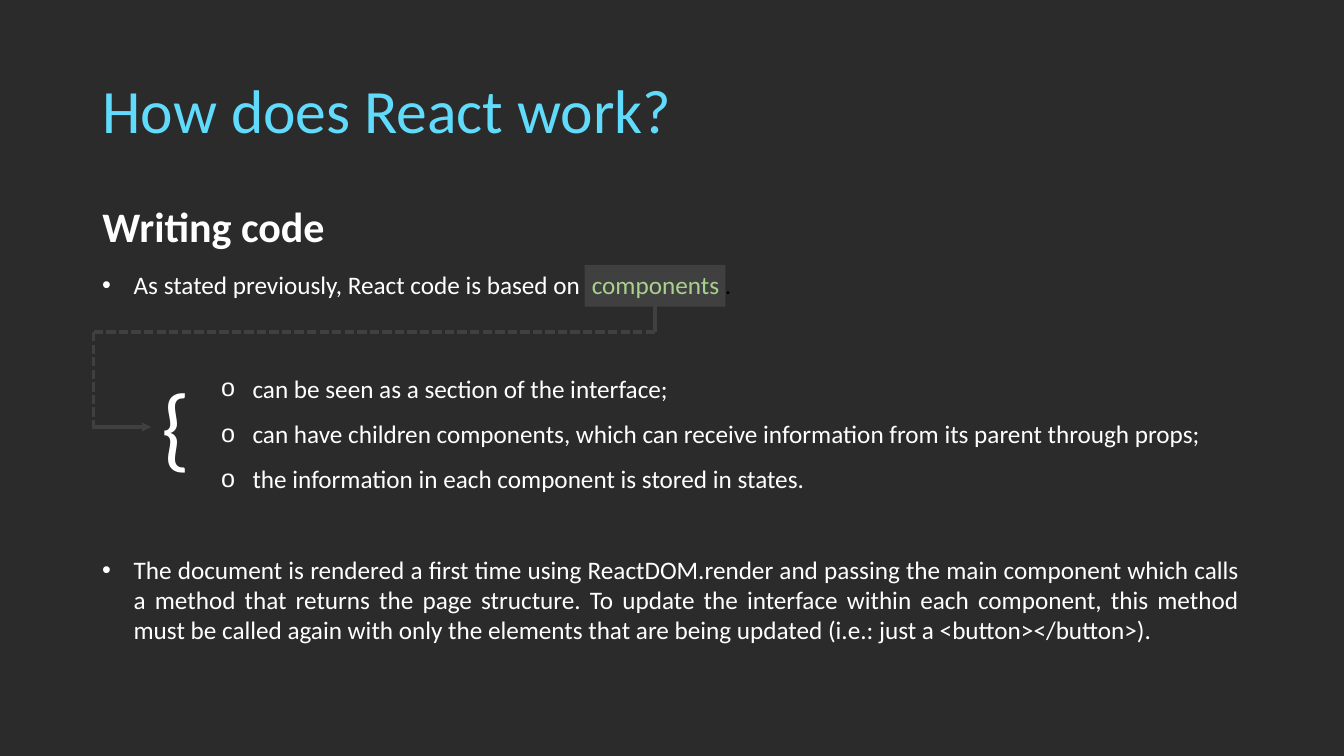
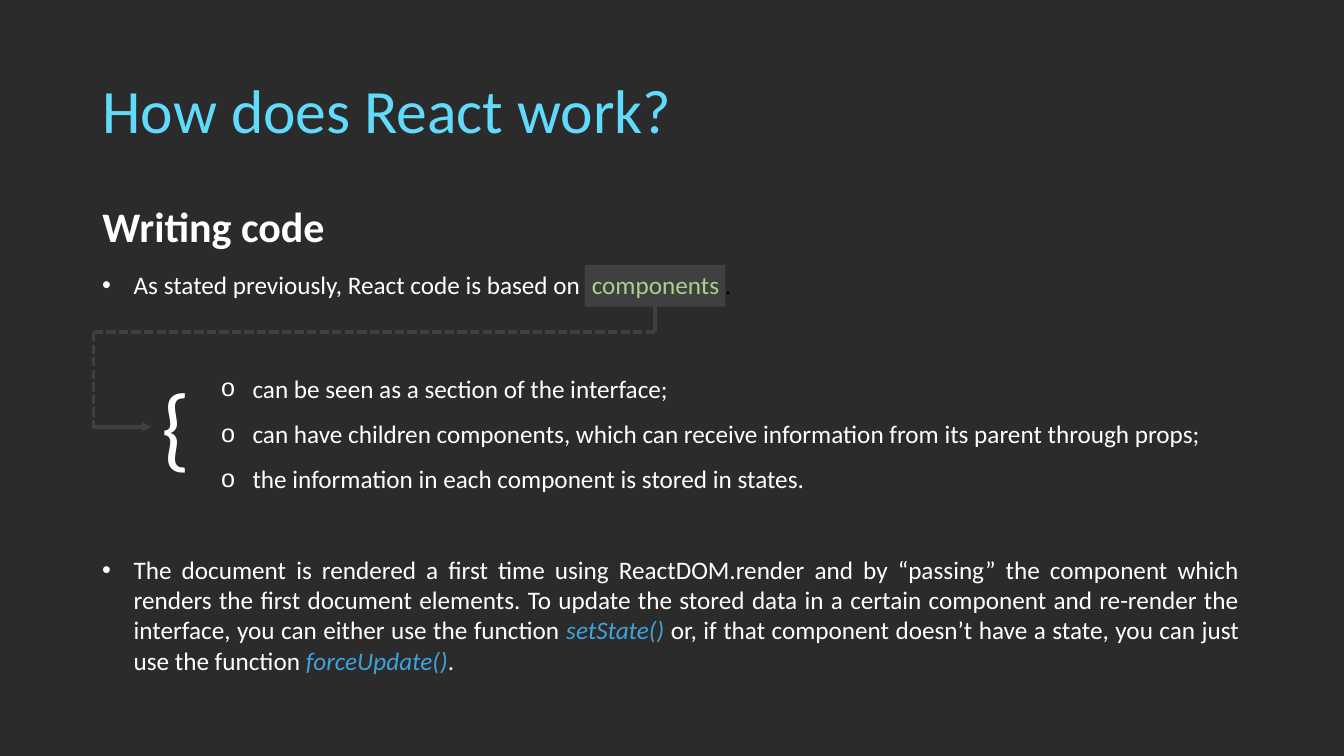
Before and after one commit to digas99/pirple-kuwtjs, a slide deck: slide 4 of project-2/Pirple - Project 2.pptx. Drawn at 1344x756 pixels with LibreOffice and Linux fonts; fonts in the diff are those of the drawing; background and template pictures are left out; a plain dark background stands for a picture behind light text. Boxes give left, top, right and bottom in pixels: in the first picture for what was removed or moved away, otherwise in the second. Text is boxed around its words. In the diff, an @@ line names an element or a change of style, - is before the commit and + after.

```diff
--- a/project-2/Pirple - Project 2.pptx
+++ b/project-2/Pirple - Project 2.pptx
@@ text at [134,561,1239,674]: text changed @@
-• The document is rendered a first time using ReactDOM.render and passing the main component which calls a method that returns the page structure. To update the interface within each component, this method must be called again with only the elements that are being updated (i.e.: just a <button></button>).
+• The document is rendered a first time using ReactDOM.render and by “passing” the component which renders the first document elements. To update the stored data in a certain component and re-render the interface, you can either use the function setState() or, if that component doesn’t have a state, you can just use the function forceUpdate().
```
Also in this commit, not shown: 4 other slides changed, 2 slides added, 1 slide removed.
